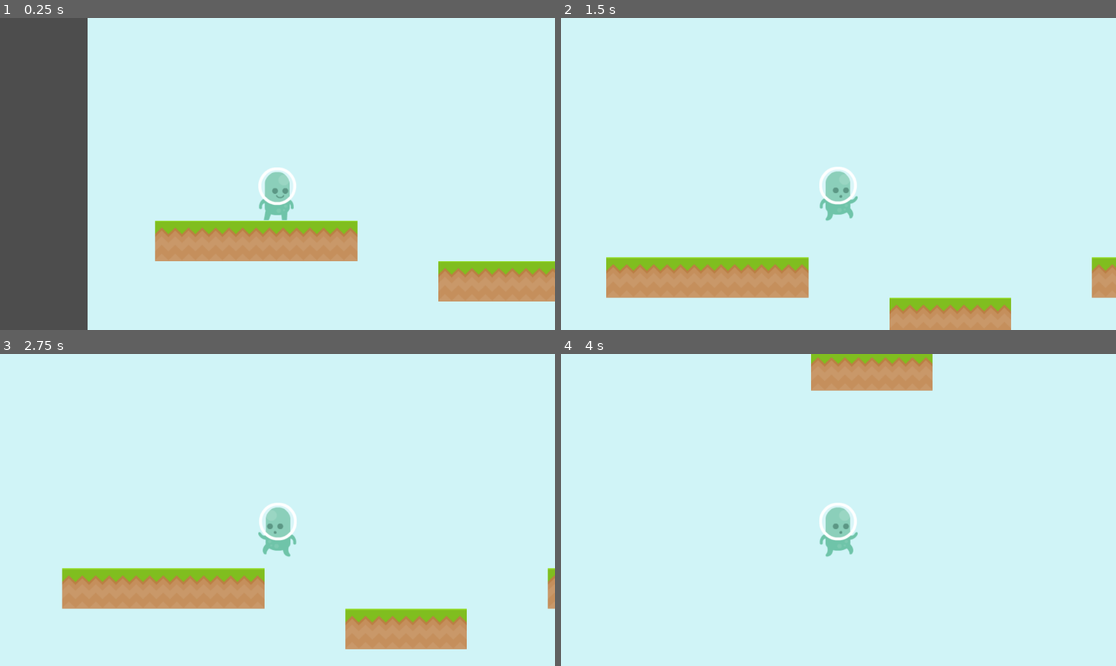
Above: before the commit, frames 1-4 (two rows, left to right).
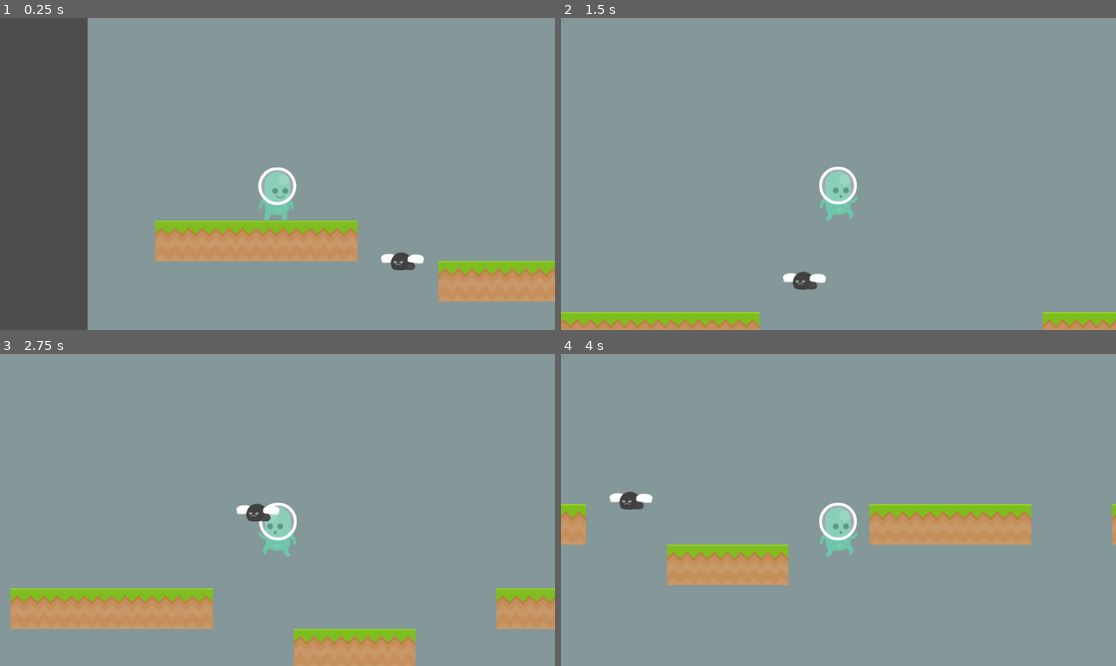
Above: after the commit, the same moments.

Repository: CBKain23/GodotTutorials
Game: Godot game, scene res://scenes/level_1.tscn
Same seed, same stepped clock (60 frames per second), same inputs: the game is played once before the commit and once after it.
Inputs:
- Up to frame 1 (0.25 s): no input
- Up to frame 2 (1.5 s): hold Space (jump) 0.53-1.28 s; hold D (move_right) from 0.53 s (still down); tap Space (jump) at 1.35 s
- Up to frame 3 (2.75 s): tap Space (jump) at 1.52, 1.82 s; release D (move_right) at 2.03 s; hold A (move_left) from 2.03 s (still down); hold Space (jump) from 2.03 s (still down)
- Up to frame 4 (4 s): release A (move_left) at 2.78 s; release Space (jump) at 2.78 s; hold D (move_right) from 2.78 s (still down); tap Space (jump) at 2.85, 3.02, 3.32 s; hold Space (jump) from 3.53 s (still down)

The runs differ from the first frame. In frame 1, 76% of the frame differs, in the area x 15-100%, y 0-100%; in frame 2, 99%, in the area x 0-100%, y 0-100%; in frame 3, 98%; in frame 4, 99%.

Commit message:
Created Enemy and Player Controller

Diff:
--- /dev/null
+++ b/scenes/enemy.tscn
@@ -0,0 +1,50 @@
+[gd_scene format=3 uid="uid://1am4nnn75ck7"]
+
+[ext_resource type="Script" uid="uid://cn4xlem7khhyp" path="res://scripts/enemy.gd" id="1_5uy6h"]
+[ext_resource type="Texture2D" uid="uid://duek6blj5tkqr" path="res://assets/enemy/fly/flyDead.png" id="2_c4w8v"]
+[ext_resource type="Texture2D" uid="uid://dbwnnvt541qme" path="res://assets/enemy/fly/flyFly1.png" id="3_xwavj"]
+[ext_resource type="Texture2D" uid="uid://ct1q4jcq24sxw" path="res://assets/enemy/fly/flyFly2.png" id="4_nenq2"]
+
+[sub_resource type="SpriteFrames" id="SpriteFrames_nfnr1"]
+animations = [{
+"frames": [{
+"duration": 1.0,
+"texture": ExtResource("2_c4w8v")
+}],
+"loop": 1,
+"name": &"death",
+"speed": 5.0
+}, {
+"frames": [{
+"duration": 1.0,
+"texture": ExtResource("3_xwavj")
+}, {
+"duration": 1.0,
+"texture": ExtResource("4_nenq2")
+}],
+"loop": 1,
+"name": &"fly",
+"speed": 5.0
+}]
+
+[sub_resource type="CircleShape2D" id="CircleShape2D_nfnr1"]
+radius = 16.0
+
+[node name="Enemy" type="CharacterBody2D" unique_id=1442661056]
+script = ExtResource("1_5uy6h")
+move_direction = Vector2(0, -50)
+
+[node name="EnemySprite" type="AnimatedSprite2D" parent="." unique_id=535798475]
+unique_name_in_owner = true
+sprite_frames = SubResource("SpriteFrames_nfnr1")
+animation = &"fly"
+
+[node name="EnemyHitBox" type="Area2D" parent="." unique_id=15365339]
+unique_name_in_owner = true
+collision_layer = 8
+collision_mask = 2
+
+[node name="CollisionShape2D" type="CollisionShape2D" parent="EnemyHitBox" unique_id=1234166707]
+shape = SubResource("CircleShape2D_nfnr1")
+
+[connection signal="body_entered" from="EnemyHitBox" to="." method="_on_enemy_hit_box_body_entered"]
--- a/scenes/level_1.tscn
+++ b/scenes/level_1.tscn
@@ -3,6 +3,7 @@
 [ext_resource type="Texture2D" uid="uid://idvrpbfub3ti" path="res://assets/tiles/tiles_sheet.png" id="1_014kd"]
 [ext_resource type="Texture2D" uid="uid://cql7maovadqie" path="res://assets/background/bg.png" id="1_bswci"]
 [ext_resource type="PackedScene" uid="uid://2w4lkisinl67" path="res://scenes/player.tscn" id="3_rus8k"]
+[ext_resource type="PackedScene" uid="uid://1am4nnn75ck7" path="res://scenes/enemy.tscn" id="4_5xbjy"]
 
 [sub_resource type="TileSetAtlasSource" id="TileSetAtlasSource_bswci"]
 texture = ExtResource("1_014kd")
@@ -239,6 +240,7 @@
 [node name="Main" type="Node2D" unique_id=1200165497]
 
 [node name="Bg" type="Sprite2D" parent="." unique_id=1032197536]
+modulate = Color(0.7490196, 0.7490196, 0.7490196, 0.7019608)
 position = Vector2(1936, 475.99997)
 scale = Vector2(14.9375, 9.84375)
 texture = ExtResource("1_bswci")
@@ -249,4 +251,8 @@
 
 [node name="Player" parent="." unique_id=445707596 instance=ExtResource("3_rus8k")]
 position = Vector2(352, 280)
-jump_force = 300.0
+
+[node name="Enemy" parent="." unique_id=1442661056 instance=ExtResource("4_5xbjy")]
+position = Vector2(568, 376)
+move_direction = Vector2(0, -250)
+move_speed = 100.0
--- a/scenes/player.tscn
+++ b/scenes/player.tscn
@@ -61,7 +61,7 @@
 radius = 24.0
 height = 96.0
 
-[node name="Player" type="CharacterBody2D" unique_id=445707596]
+[node name="Player" type="CharacterBody2D" unique_id=445707596 groups=["Player"]]
 collision_layer = 2
 collision_mask = 20
 script = ExtResource("1_d2wvv")
--- /dev/null
+++ b/scenes/player_controller.tscn
@@ -0,0 +1,3 @@
+[gd_scene format=3 uid="uid://bcslqjxudraiu"]
+
+[node name="PlayerController" type="Node" unique_id=1826170070]
--- /dev/null
+++ b/scripts/enemy.gd
@@ -0,0 +1,26 @@
+extends CharacterBody2D
+
+@onready var hitbox : Area2D = %EnemyHitBox
+
+@export var move_direction : Vector2
+@export var move_speed : float = 50
+
+@onready var start_pos : Vector2 = global_position
+@onready var target_pos : Vector2 = global_position + move_direction
+@onready var sprite : AnimatedSprite2D = %EnemySprite
+
+func _physics_process(delta: float) -> void:
+	global_position = global_position.move_toward(target_pos, move_speed * delta)
+
+	if global_position == target_pos:
+		if target_pos == start_pos:
+			target_pos = start_pos + move_direction
+		else:
+			target_pos = start_pos
+
+func _process(delta: float) -> void:
+	sprite.play("fly")
+
+
+func _on_enemy_hit_box_body_entered(body: Node2D) -> void:
+	pass # Replace with function body.
--- a/scripts/player.gd
+++ b/scripts/player.gd
@@ -1,10 +1,10 @@
 extends CharacterBody2D
 
 ##Character's max movement speed
-@export var move_speed : float = 200
+@export var move_speed : float = 300
 
 ##How fast the character gets to max speed
-@export var acceleration : float = 50
+@export var acceleration : float = 20
 @export var braking : float = 20
 @export var jump_force : float = 400
 @export var double_jump_count : int = 1
Not shown, added: scripts/enemy.gd.uid
